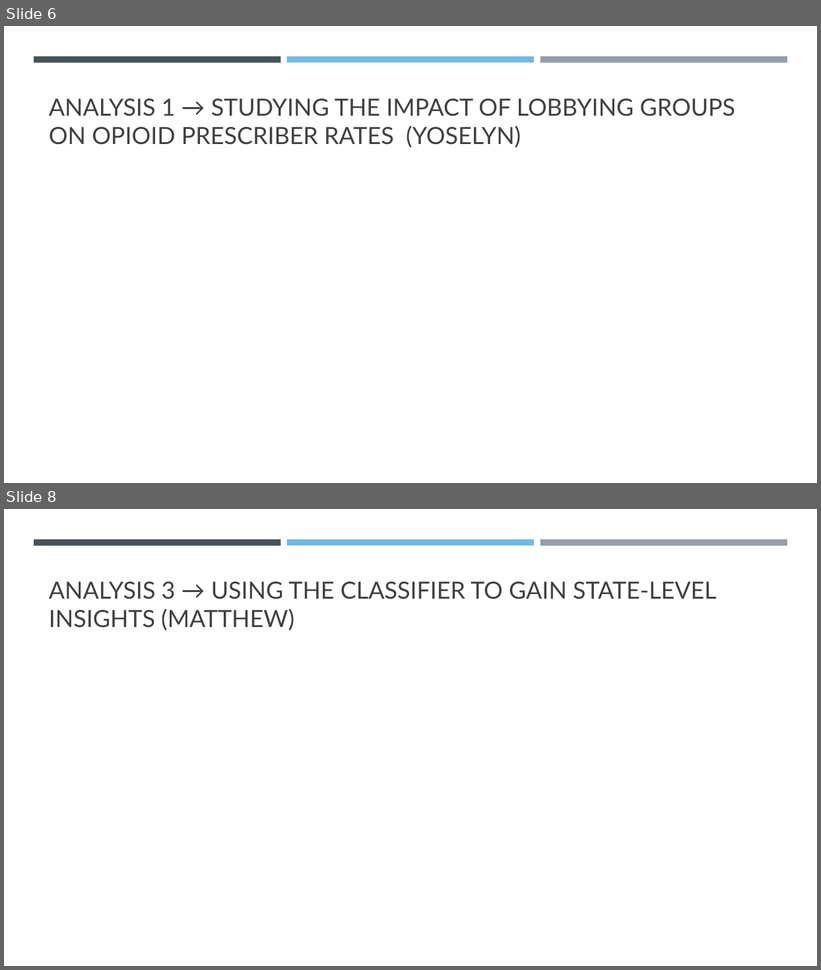
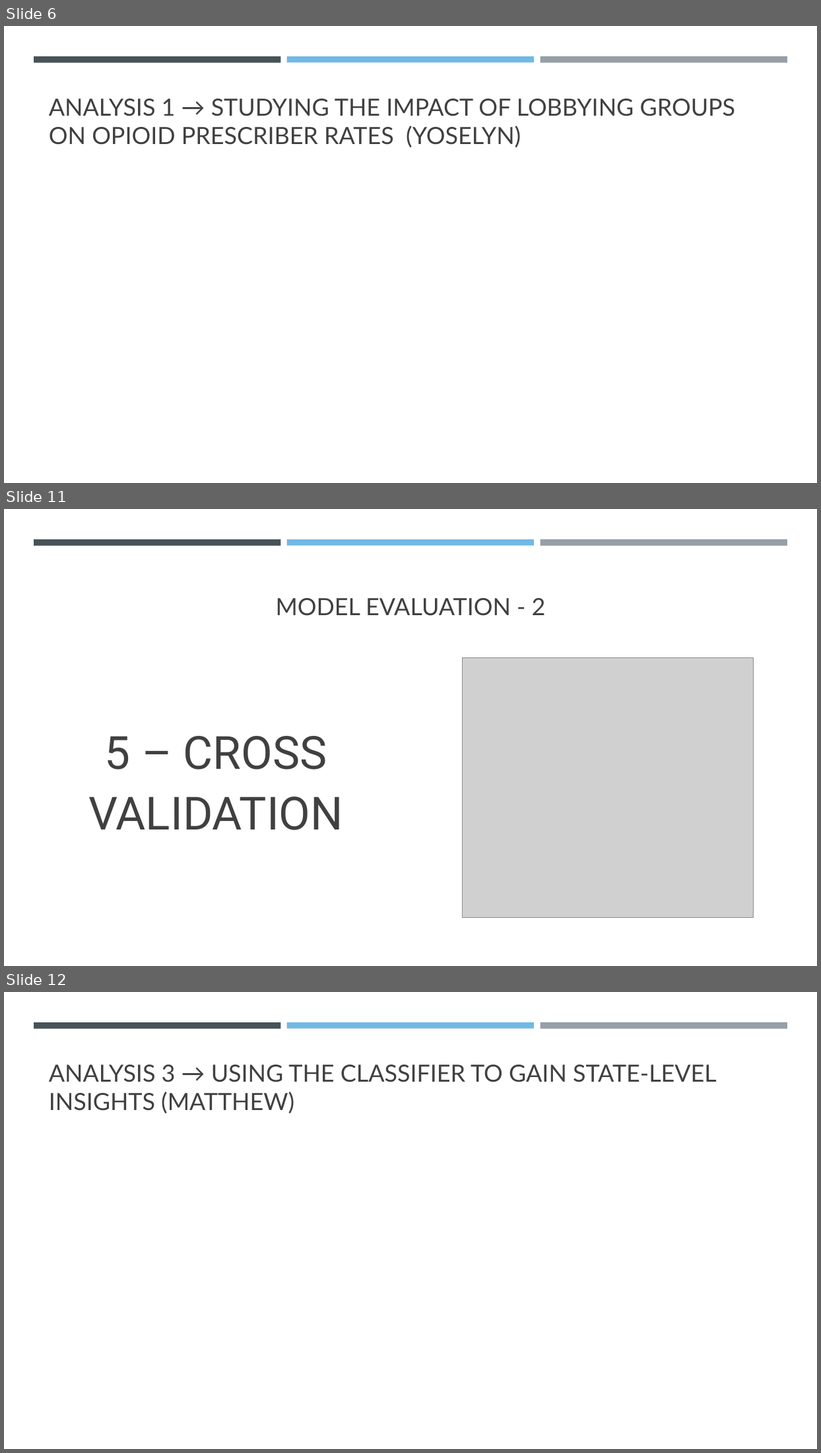
Before and after one commit to MLOpioidProjectCode/project_code, a slide deck: presentation/opioid_powerpoint.pptx. Shown one above the other, each under a label of ours: slides 6 and 8 before the commit, slides 6, 11 and 12 after it; the slides between them are not shown. The pictures are 821x970 and 821x1453 pixels, drawn with LibreOffice and Linux fonts; fonts in the diff are those of the drawing; grey boxes stand for pictures. Boxes give left, top, right and bottom in pixels: in the first picture for what was removed or moved away, otherwise in the second. Text is boxed around its words. In the diff, an @@ line names an element or a change of style, - is before the commit and + after.

```diff
--- a/presentation/opioid_powerpoint.pptx
+++ b/presentation/opioid_powerpoint.pptx
@@ slide 11 added at (4,509,817,966), background #FFFFFF; not listed: 3 template elements that a slide beside it also shows @@
@@ title added at (276,598,546,616), 28 pt, text #404040 @@
+MODEL EVALUATION - 2
@@ picture added at (463,658,754,918) @@
@@ text added at (88,736,343,830), 54 pt, text #404040 @@
+5 – CROSS VALIDATION
@@ what was slide 8 is now slide 12 @@
```
Also in this commit, not shown: 1 slide changed, 3 other slides added.
